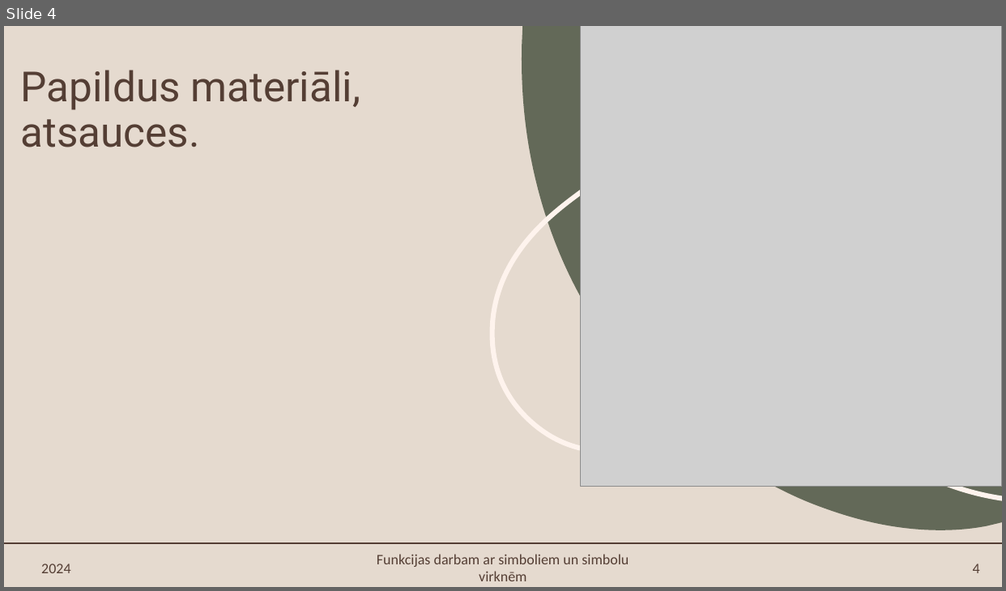
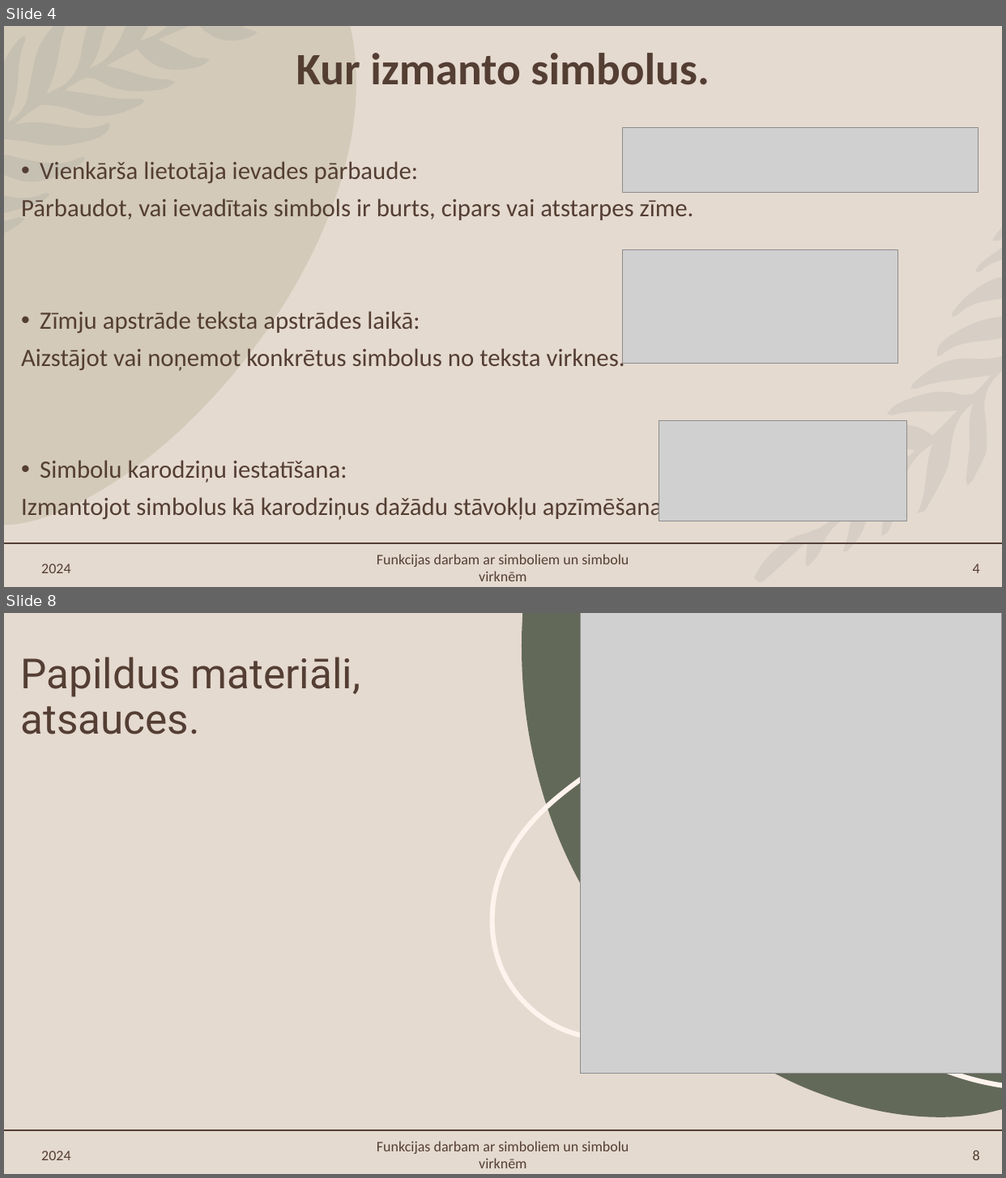
Before and after one commit to EstereVenena/Eksamens, a slide deck: Mācību materiāls.pptx. Shown one above the other, each under a label of ours: slide 4 before the commit, slides 4 and 8 after it; the slides between them are not shown. The pictures are 1006x591 and 1006x1178 pixels, drawn with LibreOffice and Linux fonts; fonts in the diff are those of the drawing; grey boxes stand for pictures. Boxes give left, top, right and bottom in pixels: in the first picture for what was removed or moved away, otherwise in the second. Text is boxed around its words. In the diff, an @@ line names an element or a change of style, - is before the commit and + after.

```diff
--- a/Mācību materiāls.pptx
+++ b/Mācību materiāls.pptx
@@ slide 4 added at [4, 26, 1002, 587], background #E5DACF; not listed: 1 template element that a slide beside it also shows @@
@@ freeform shape added at [4, 26, 356, 525], fill #A09D79 at 25% opacity @@
@@ freeform shape added at [4, 26, 258, 233], fill #5D6A76 at 10% opacity @@
@@ title added at [296, 53, 709, 85], 43.2 pt, text #543E34, bold @@
+Kur izmanto simbolus.
@@ picture added at [623, 128, 978, 193] @@
@@ text added at [21, 161, 694, 522], 24 pt, text #543E34 @@
+• Vienkārša lietotāja ievades pārbaude:
+Pārbaudot, vai ievadītais simbols ir burts, cipars vai atstarpes zīme.
+• Zīmju apstrāde teksta apstrādes laikā:
+Aizstājot vai noņemot konkrētus simbolus no teksta virknes.
+• Simbolu karodziņu iestatīšana:
+Izmantojot simbolus kā karodziņus dažādu stāvokļu apzīmēšanai.
@@ freeform shape added at [754, 228, 1002, 583], fill #5D6A76 at 10% opacity @@
@@ picture added at [623, 250, 898, 363] @@
@@ picture added at [659, 420, 907, 522] @@
@@ text added at [377, 554, 629, 582], 14 pt, text #543E34 @@
+Funkcijas darbam ar simboliem un simbolu virknēm
@@ text added at [41, 564, 70, 574], 14 pt, text #543E34 @@
+2024
@@ page number added at [973, 564, 980, 574], 14 pt, text #543E34 @@
+4
@@ what was slide 4 is now slide 8 @@
@@ page number at [973, 1151, 980, 1161]: text changed @@
-4
+8
```
Also in this commit, not shown: 3 other slides added, 2 slides removed, 2 other files.
